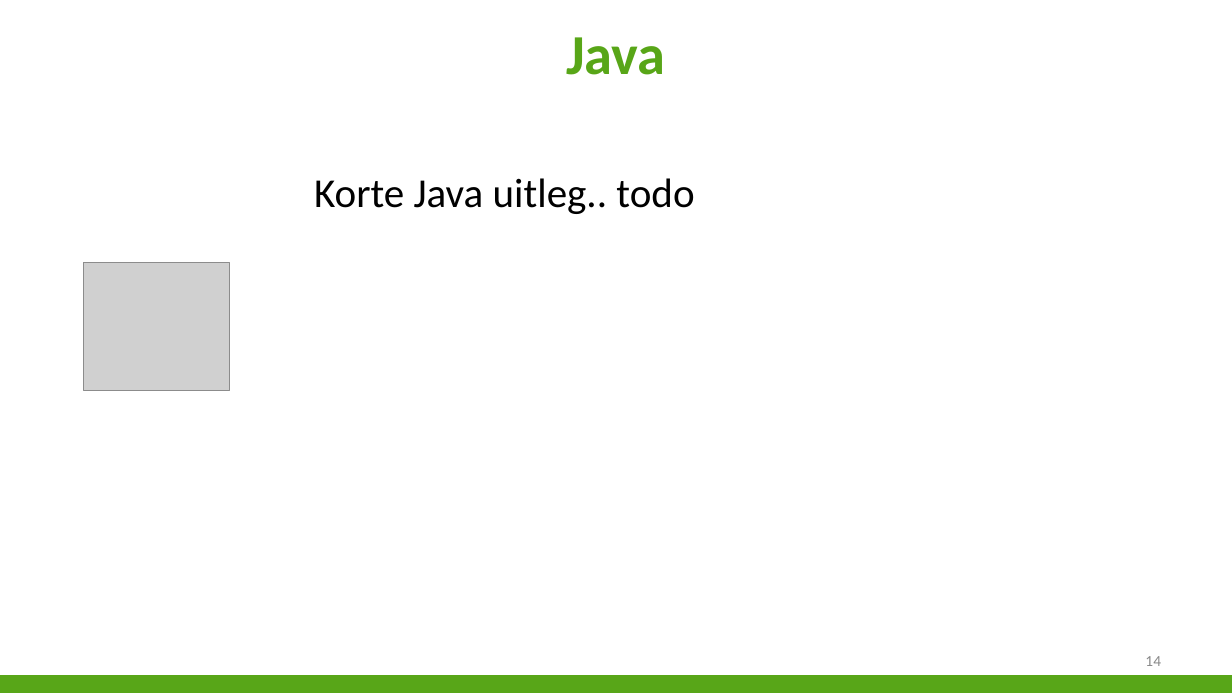
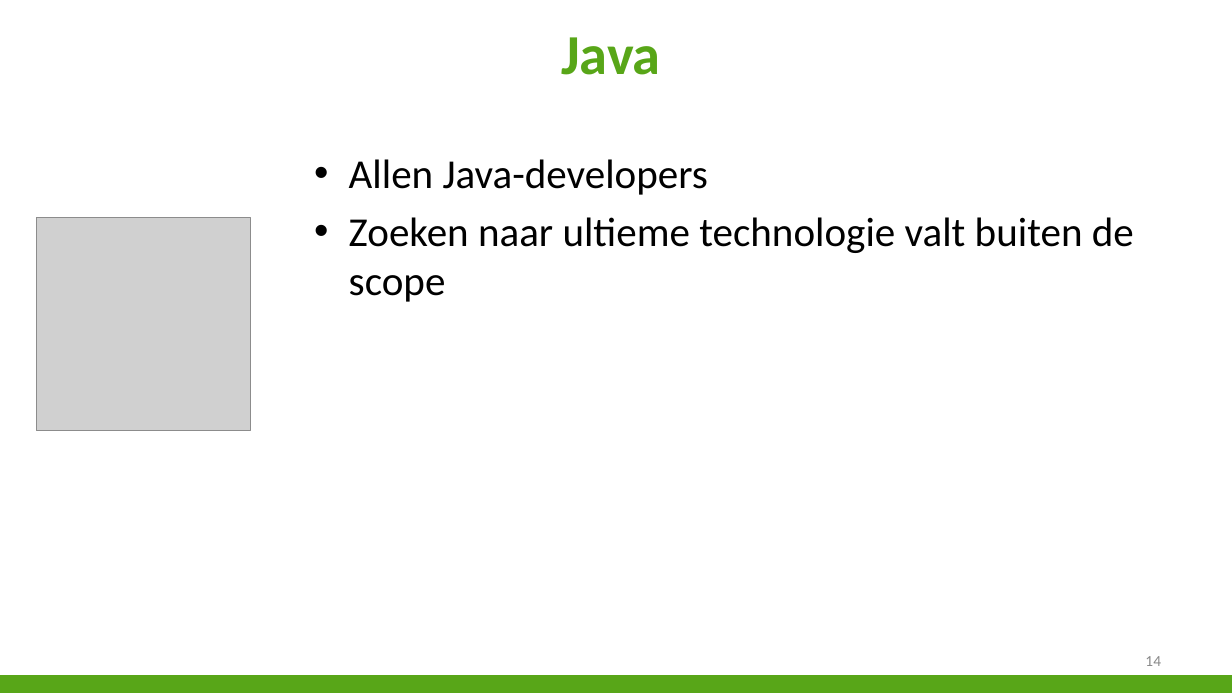
Before and after one commit to niekvandael/iTalent, a slide deck: slide 14 of italent/documents/Presentatie/Presentatie.pptx. Drawn at 1232x693 pixels with LibreOffice and Linux fonts; fonts in the diff are those of the drawing; grey boxes stand for pictures; background and template pictures are left out. Boxes give left, top, right and bottom in pixels: in the first picture for what was removed or moved away, otherwise in the second. Text is boxed around its words. In the diff, an @@ line names an element or a change of style, - is before the commit and + after.

```diff
--- a/italent/documents/Presentatie/Presentatie.pptx
+++ b/italent/documents/Presentatie/Presentatie.pptx
@@ title "Java" moved from (x1=566, y1=37, x2=666, y2=75) to (x1=561, y1=37, x2=661, y2=75) @@
@@ text at (x1=349, y1=159, x2=1134, y2=302): text changed @@
-Korte Java uitleg.. todo
+• Allen Java-developers
+• Zoeken naar ultieme technologie valt buiten de scope
@@ picture added at (x1=36, y1=217, x2=250, y2=431) @@
@@ picture removed at (x1=84, y1=262, x2=229, y2=391) @@
```
Also in this commit, not shown: 3 other slides changed, 1 slide added, 1 slide removed.
